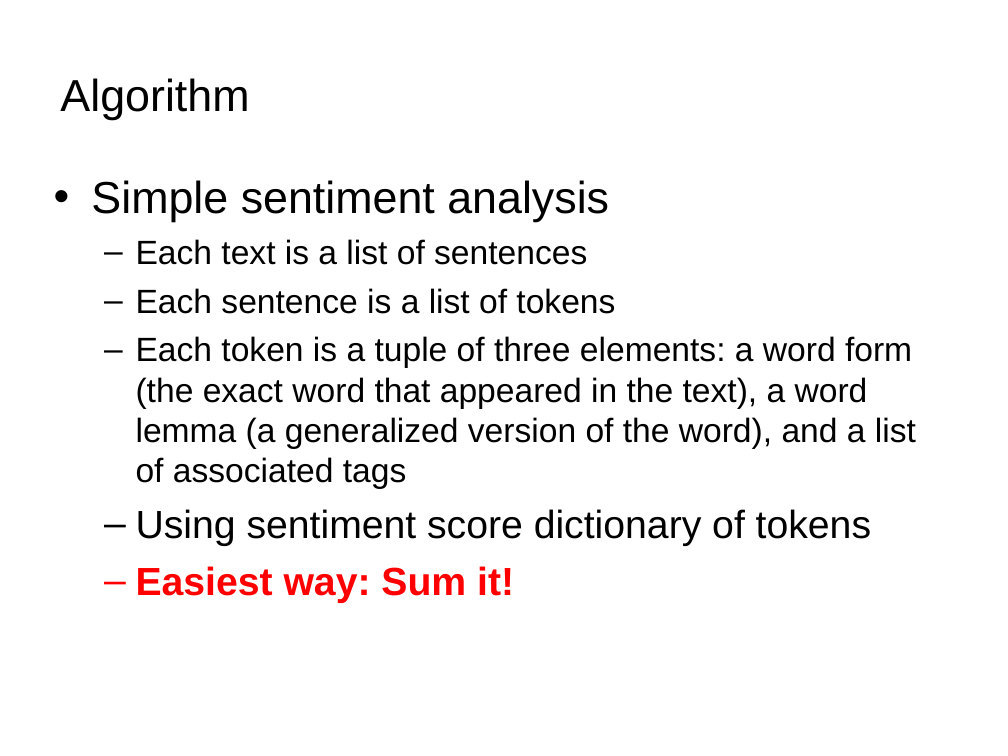
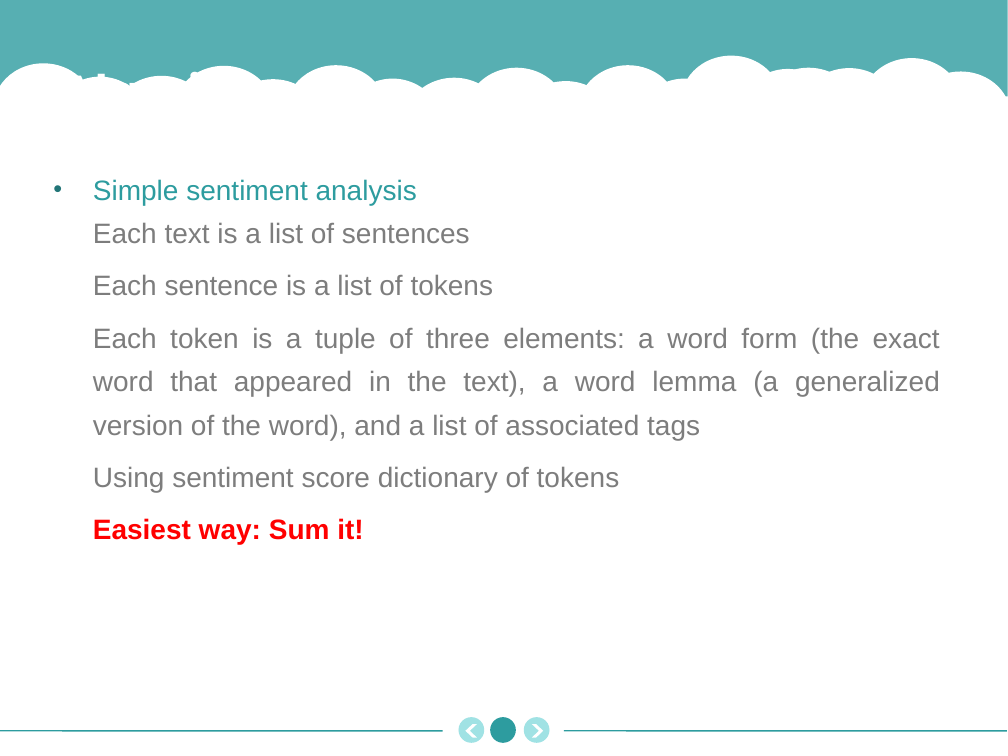
Before and after one commit to Azure22/cs686dm-final, a slide deck: slide 6 of Presentation.ppt. Drawn at 1008x756 pixels with LibreOffice and Linux fonts; fonts in the diff are those of the drawing; background and template pictures are left out. Boxes give left, top, right and bottom in pixels: in the first picture for what was removed or moved away, otherwise in the second. Text is boxed around its words. In the diff, an @@ line names an element or a change of style, - is before the commit and + after.

```diff
--- a/Presentation.ppt
+++ b/Presentation.ppt
@@ rectangle added at [0,0,1008,371], fill #2D9C9F at 80% opacity @@
@@ title "Algorithm" at [60,64,299,86]: font Arial to Montserrat, text colour #000000 to #FFFFFF, bold on; line spacing 1 to 0.9 @@
@@ group added at [0,55,1008,175]: 11 ellipses, 7 freeform shapes @@
@@ rectangle added at [0,97,1008,550], fill #FFFFFF @@
@@ text "Simple sentiment analysis" at [93,179,940,544]: size 32 to 20 pt, text colour #000000 to #2D9C9F in "Simple sentiment analysis"; size 24 to 20 pt in "Each text is a list of sentences", "Each sentence is a list of tokens", "Each token is a tuple of three ..."; text colour #000000 to #7D7D7D in "Each text is a list of sentences", "Each sentence is a list of tokens", "Each token is a tuple of three ...", "Using sentiment score dictionary of tokens"; size 28 to 20 pt in "Using sentiment score dictionary of tokens", "Easiest way: Sum it!"; alignment left to justified; indent changed; line spacing 1 to 1.1; more space between paragraphs; bullet colour #000000 to #227577; bullet – to  ; line spacing 1 to 1.3; bullet colour #000000 to #B7CEB5; less space between paragraphs; bullet colour #FF0000 to #B7CEB5 @@
@@ ellipse added at [459,717,485,743], fill #A0E2E4 @@
@@ ellipse added at [490,717,516,743], fill #2D9C9F @@
@@ ellipse added at [524,717,550,743], fill #A0E2E4 @@
@@ line added from (0, 731) to (443, 731), #2D9C9F 0.99 pt @@
@@ freeform shape added at [466,724,477,737], fill #FFFFFF @@
@@ freeform shape added at [532,724,543,737], fill #FFFFFF @@
@@ line added from (563, 731) to (1007, 731), #2D9C9F 0.99 pt @@
```
Also in this commit, not shown: 7 other slides changed, 14 other files.
